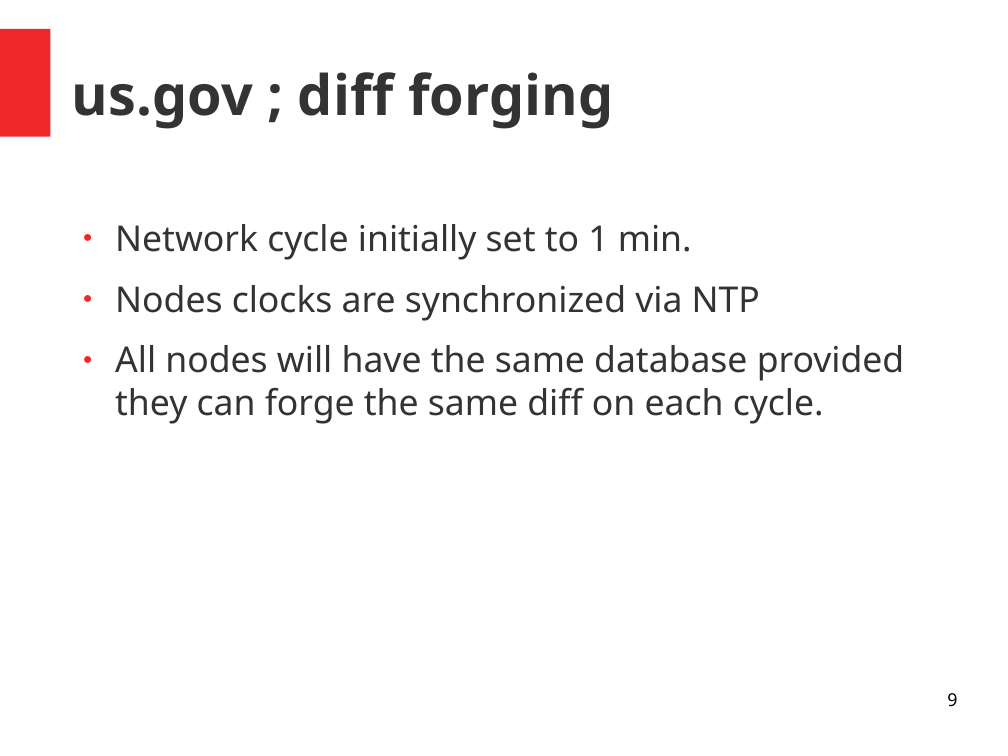
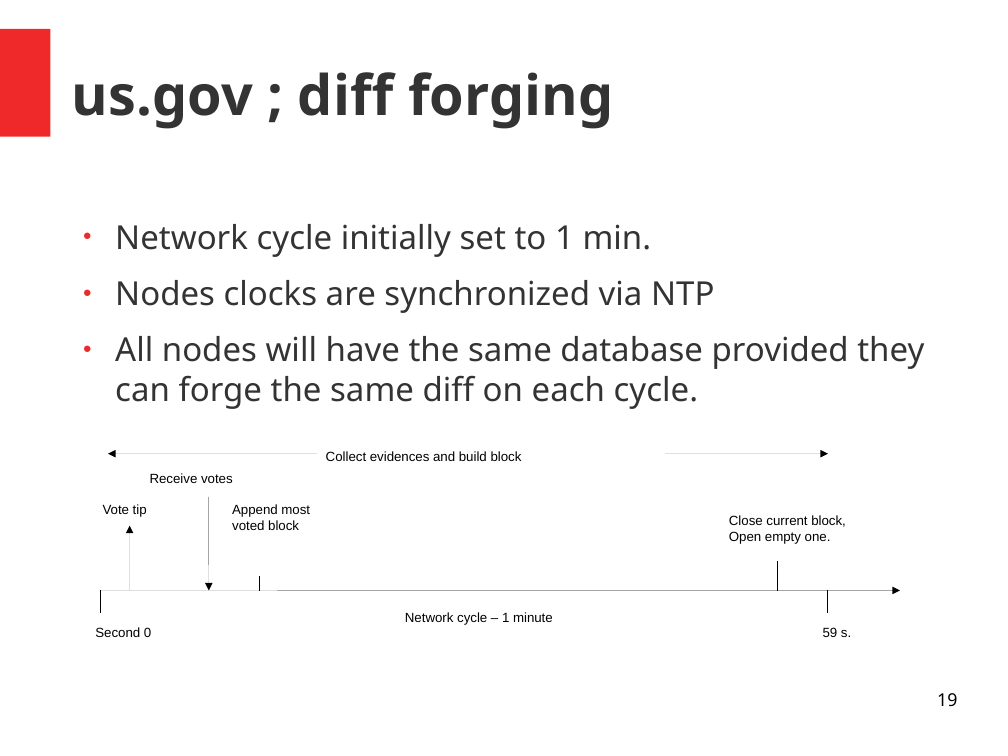
Before and after one commit to RedSkiesIO/ac-core-doc, a slide deck: slide 19 of us.gov.odp (slide 9 before the commit). Drawn at 1008x756 pixels with LibreOffice and Linux fonts; fonts in the diff are those of the drawing. Boxes give left, top, right and bottom in pixels: in the first picture for what was removed or moved away, otherwise in the second. Text is boxed around its words. In the diff, an @@ line names an element or a change of style, - is before the commit and + after.

Commit message:
presentation update

```diff
--- a/us.gov.odp
+++ b/us.gov.odp
@@ text "Network cycle initially set to ..." at [115, 224, 924, 409]: size 28 to 26 pt; less space between paragraphs @@
@@ arrow added from (316, 454) to (108, 454), #000000 0 pt @@
@@ text added at [150, 473, 233, 483], 10.5 pt, text #000000 @@
+Receive votes
@@ text added at [326, 451, 522, 461], 10.5 pt, text #000000 @@
+Collect evidences and build block
@@ arrow added from (665, 454) to (829, 454), #000000 0 pt @@
@@ text added at [103, 504, 147, 517], 10.5 pt, text #000000 @@
+Vote tip
@@ arrow added from (209, 497) to (209, 591), #000000 0 pt @@
@@ text added at [232, 504, 310, 530], 10.5 pt, text #000000 @@
+Append most voted block
@@ arrow added from (130, 591) to (130, 526), #000000 0 pt @@
@@ text added at [729, 515, 846, 544], 10.5 pt, text #000000 @@
+Close current block,
+Open empty one.
@@ line added from (777, 591) to (777, 562), #000000 0 pt @@
@@ arrow added from (101, 591) to (900, 591), #000000 0 pt @@
@@ line added from (101, 591) to (101, 612), #000000 0 pt @@
@@ line added from (259, 591) to (259, 576), #000000 0 pt @@
@@ line added from (829, 591) to (829, 612), #000000 0 pt @@
@@ text added at [95, 627, 151, 637], 10.5 pt, text #000000 @@
+Second 0
@@ text added at [405, 612, 553, 625], 10.5 pt, text #000000 @@
+Network cycle – 1 minute
@@ text added at [823, 627, 851, 637], 10.5 pt, text #000000 @@
+59 s.
@@ page number at [937, 693, 957, 707]: text changed @@
-9
+19
```
Also in this commit, not shown: 11 other slides changed, 17 slides added.
